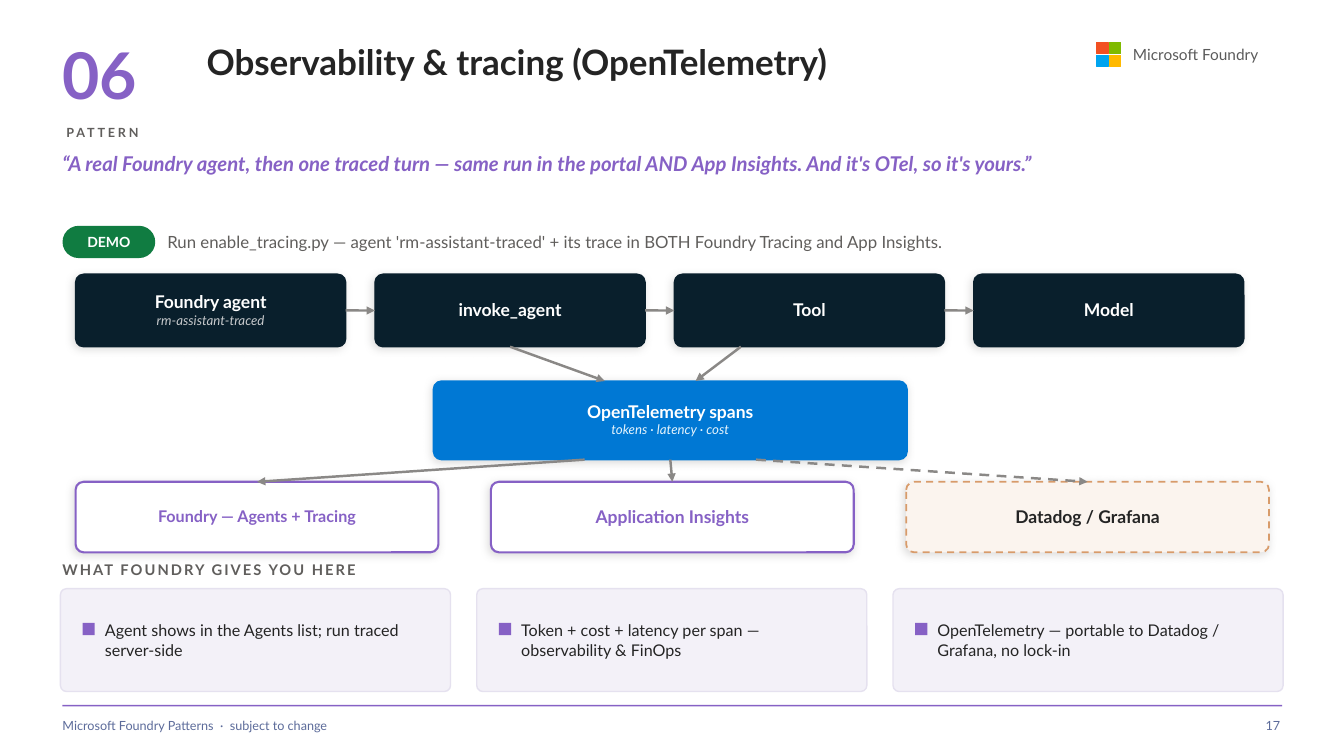
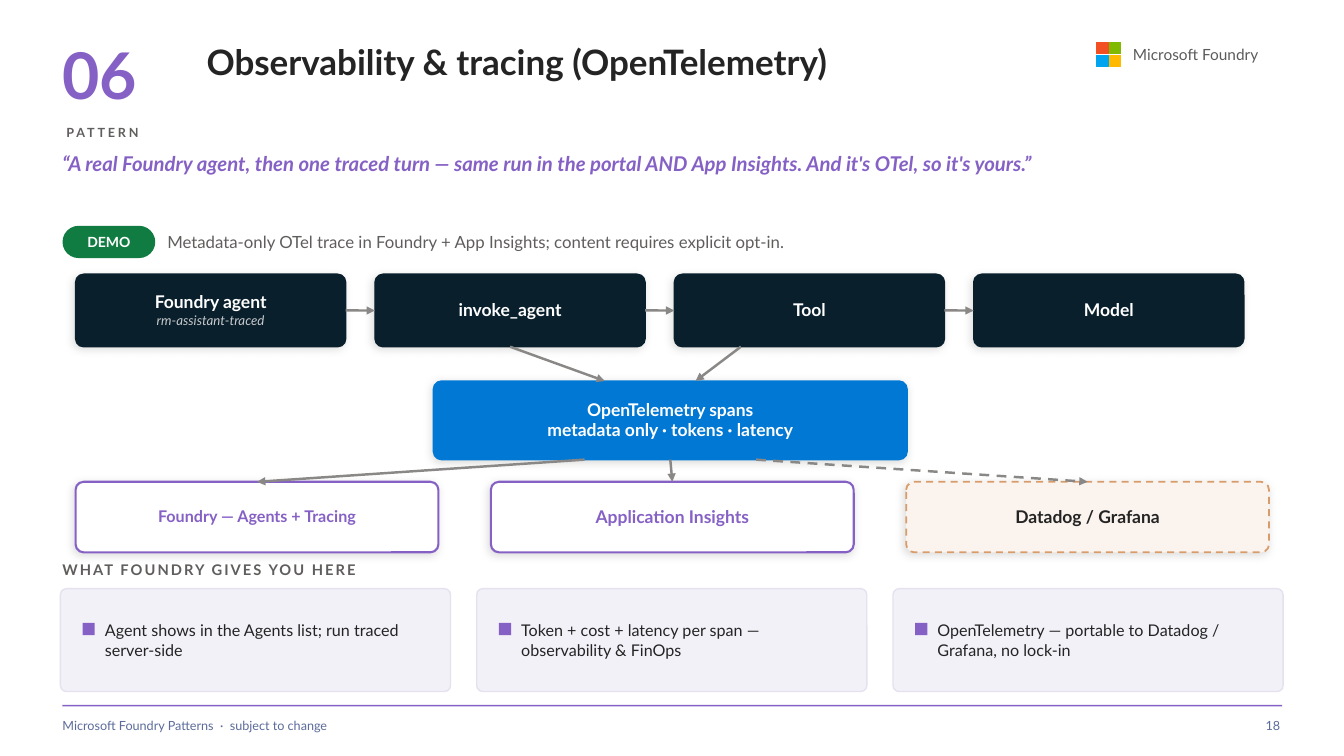
Before and after one commit to SridharArrabelly/foundry-pattern-library, a slide deck: slide 18 of foundry-patterns.pptx (slide 17 before the commit). Drawn at 1344x756 pixels with LibreOffice and Linux fonts; fonts in the diff are those of the drawing. Boxes give left, top, right and bottom in pixels: in the first picture for what was removed or moved away, otherwise in the second. Text is boxed around its words. In the diff, an @@ line names an element or a change of style, - is before the commit and + after.

```diff
--- a/foundry-patterns.pptx
+++ b/foundry-patterns.pptx
@@ text at (167,235,784,251): text changed @@
-Run enable_tracing.py — agent 'rm-assistant-traced' + its trace in BOTH Foundry Tracing and App Insights.
+Metadata-only OTel trace in Foundry + App Insights; content requires explicit opt-in.
@@ text at (547,423,793,439): text changed; size 9.5 to 12.5 pt; text colour #E4F3FC to #FFFFFF; bold on; italic off @@
-tokens · latency · cost
+metadata only · tokens · latency
@@ text at (1266,721,1281,730): text changed @@
-17
+18
```
Also in this commit, not shown: 14 other slides changed, 49 other files.
